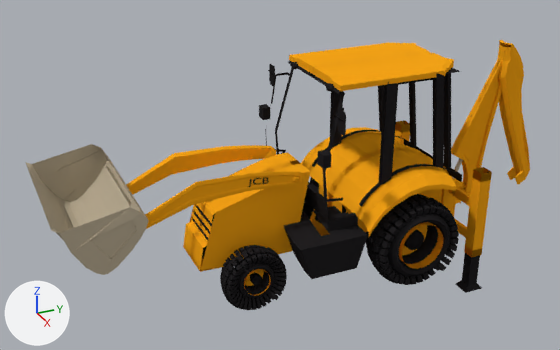
What one commit did to the Blender file Models/Vehicles/Land/BackHoeLoader/JCBMidiCXBackhoeLoader2014.blend.
One viewpoint serves both versions: a 50 mm lens placed at (27.3, -14.7, 13.8), pointed at (-0.8, -2.1, -0.2). The axes (+X, +Y, +Z) are drawn at lower left. The lights are the same throughout.

Objects in the first picture: 'Arm', 'BackhoeBoom', 'Body', 'CabFrame', 'CabRoofTop', 'LeftBackTire', 'LeftFrontTire', 'LoaderBucket', 'SwingFrame', 'leftBackRim', 'leftStabilizerLeg', 'loaderLiftArm'.
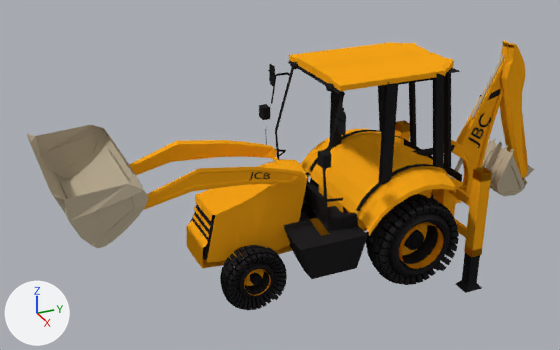
Diff of the bpy script that builds the scene:
```diff
--- a/Models/Vehicles/Land/BackHoeLoader/JCBMidiCXBackhoeLoader2014.blend.py
+++ b/Models/Vehicles/Land/BackHoeLoader/JCBMidiCXBackhoeLoader2014.blend.py
@@ me_plane_002 @@
 # used by ob_body; parent = ob_jcbbackhoe; location = (-0.0141, -1.729, 0.598); scale = (0.19, 0.173, 1.0)
-me_plane_002.from_pydata(...)  # 352 vertices, 245 faces; spans x -18.0..18.0, y -27.7..41.4, z -4.0..0.0
+me_plane_002.from_pydata(...)  # 352 vertices, 245 faces; spans x -18.0..18.0, y -27.1..40.2, z -4.0..0.0
+# me_plane_002 part 1: 333 of 352 vertices moved; they spanned x -18.0..18.0, y -27.7..41.4, z -4.0..0.0 and now span x -18.0..18.0, y -27.1..40.2, z -4.0..0.0; mean shift (0.0, 0.0, 0.0); largest move (5.9, 7.4, -3.6) -> (5.8, 12.4, -3.3)
 me_plane_002.materials.append(mat_jcbyellow)
@@ me_plane_005 @@
 # used by ob_backhoeboom; parent = ob_swingframe; location = (-0.0198, 7.356, -3.033); rotation_euler = (0.0589, 0.0, 0.0), in degrees (3.4, 0, 0); scale = (0.0635, 0.0602, 1.0)
-me_plane_005.from_pydata(...)  # 102 vertices, 67 faces; spans x -1.0..3.6, y -13.3..37.3, z 0.0..7.3
+me_plane_005.from_pydata(...)  # 246 vertices, 166 faces; spans x -3.6..3.6, y -16.9..37.3, z 0.0..7.3
+# me_plane_005 part 2: a new loose piece of 123 vertices spanning x -3.6..1.0, y -16.9..37.3, z 0.0..7.3, in mat_jcbyellow (orange #faa718)
+# me_plane_005 part 3
+# 3 faces are deleted
+# 21 vertices are added at x -1.0..3.6, y -16.9..8.6, z 2.7..4.9
+# 19 new faces join them
 me_plane_005.materials.append(mat_jcbyellow)
@@ txt_text @@
+txt_text = bpy.data.curves.new('Text', 'FONT')
+txt_text.body = 'JBC'
+txt_text.materials.append(mat_black)  # black #242224
@@ ob_loaderliftarm @@
 ob_loaderliftarm.location = (-0.0428, -2.194, 0.454)
-ob_loaderliftarm.rotation_euler = (-0.508, 0.0, 0.0)  # degrees (-29, 0, 0)
+ob_loaderliftarm.rotation_euler = (-0.634, 0.0, 0.0)  # degrees (-36, 0, 0)
 ob_loaderliftarm.scale = (-0.173, 0.149, 1.06)
@@ ob_backhoeboom @@
 ob_backhoeboom.location = (-0.0198, 7.356, -3.033)
-ob_backhoeboom.rotation_euler = (0.0589, 0.0, 0.0)  # degrees (3.4, 0, 0)
+ob_backhoeboom.rotation_euler = (0.0349, 0.0, 0.0)  # degrees (2, 0, 0)
 ob_backhoeboom.scale = (0.0635, 0.0602, 1.0)
-_m = ob_backhoeboom.modifiers.new('Mirror', 'MIRROR')
@@ ob_arm @@
 ob_arm.location = (-0.0206, 9.023, 4.169)
-ob_arm.rotation_euler = (1.524, 0.0, 0.0)  # degrees (87, 0, 0)
+ob_arm.rotation_euler = (1.498, 0.0, 0.0)  # degrees (86, 0, 0)
 ob_arm.scale = (0.242, 0.282, 1.0)
@@ ob_crowdpistonrod @@
+ob_crowdpistonrod = bpy.data.objects.new('crowdPistonRod', me_cylinder_009)  # 64 vertices, 34 faces; spans x -1.98..0.02, y -1.18..0.82, z -2.0..0.0; in mat_shovegray (beige #bbae95)
+ob_crowdpistonrod.location = (-0.03, 8.98, 4.38)
+ob_crowdpistonrod.rotation_euler = (-0.424, -0.29, -0.483)  # degrees (-24, -17, -28)
+ob_crowdpistonrod.scale = (0.0756, 0.0756, 1.77)
@@ ob_crowdpistonhouse @@
+ob_crowdpistonhouse = bpy.data.objects.new('crowdPistonHouse', me_cylinder_008)  # 64 vertices, 34 faces; spans x -1.99..0.01, y -0.92..1.08, z 0.05..2.05; in mat_black (black #242224)
+ob_crowdpistonhouse.location = (0.18, 6.47, -0.13)
+ob_crowdpistonhouse.rotation_euler = (1.55, -0.0443, -0.0262)  # degrees (89, -2.5, -1.5)
+ob_crowdpistonhouse.scale = (0.159, 0.159, 1.15)
@@ ob_bucketsidelinkhouse @@
+ob_bucketsidelinkhouse = bpy.data.objects.new('bucketSideLinkHouse', me_cylinder_011)  # a 32-sided cylinder along z spanning x -1.0..1.0, y -0.68..1.32, z -1.91..0.09; in mat_black (black #242224)
+ob_bucketsidelinkhouse.location = (-0.11, 9.68, 2.62)
+ob_bucketsidelinkhouse.rotation_euler = (-1.306, -0.0129, 0.00763)  # degrees (-75, -0.7, 0.4)
+ob_bucketsidelinkhouse.scale = (0.187, 0.187, 0.994)
@@ ob_rockbucket @@
+ob_rockbucket = bpy.data.objects.new('rockBucket', me_plane_007)  # 356 vertices, 302 faces; spans x -9.7..9.7, y -5.5..18.3, z -0.8..2.1; in mat_shovegray (beige #bbae95)
+ob_rockbucket.parent = ob_arm
+ob_rockbucket.location = (-0.0516, 10.72, -2.524)
+ob_rockbucket.rotation_euler = (1.337, 0.0315, 0.000943)  # degrees (77, 1.8, 0.1)
+ob_rockbucket.scale = (0.102, 0.101, 1.0)
@@ ob_text @@
+ob_text = bpy.data.objects.new('Text', txt_text)
+ob_text.parent = ob_backhoeboom
+ob_text.location = (0.158, 8.075, -0.228)
+ob_text.rotation_euler = (1.525, -0.842, 1.644)  # degrees (87, -48, 94)
```

Location of each change, [x1, y1, x2, y2] in pixels of the pictures (560 x 350 px):
'Body', reshaped
    before: [183, 127, 456, 272]
    after: [186, 129, 456, 268]
'LoaderBucket', turned
    before: [25, 144, 149, 275]
    after: [27, 125, 149, 248]
'loaderLiftArm', turned
    before: [126, 145, 305, 229]
    after: [129, 140, 305, 210]
'Arm', turned
    before: [497, 40, 530, 184]
    after: [500, 40, 527, 179]
'BackhoeBoom', reshaped, turned, modifiers changed
    before: [451, 57, 503, 204]
    after: [451, 59, 505, 203]
'rockBucket', added
    after: [482, 137, 534, 197]
'crowdPistonRod', added
    after: [471, 53, 504, 118]
'Text', added
    after: [468, 113, 491, 148]
'crowdPistonHouse', added
    after: [412, 145, 455, 156]
'JCB', turned
    before: [248, 177, 269, 187]
    after: [250, 172, 270, 180]
'bucketSideLinkHouse', added
    after: [480, 89, 500, 101]
part 2 of me_plane_005, added
    after: [451, 59, 504, 190]
part 3 of me_plane_005, built on
    before: [451, 57, 503, 175]
    after: [452, 59, 505, 174]
